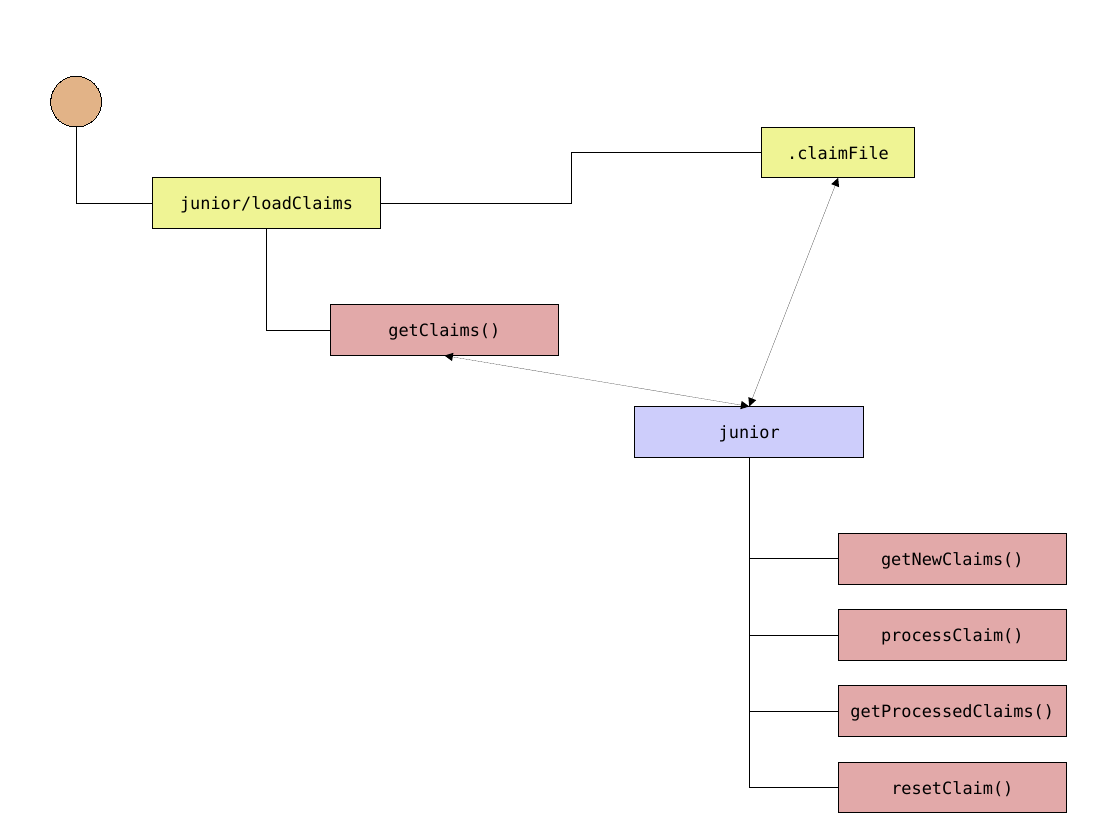
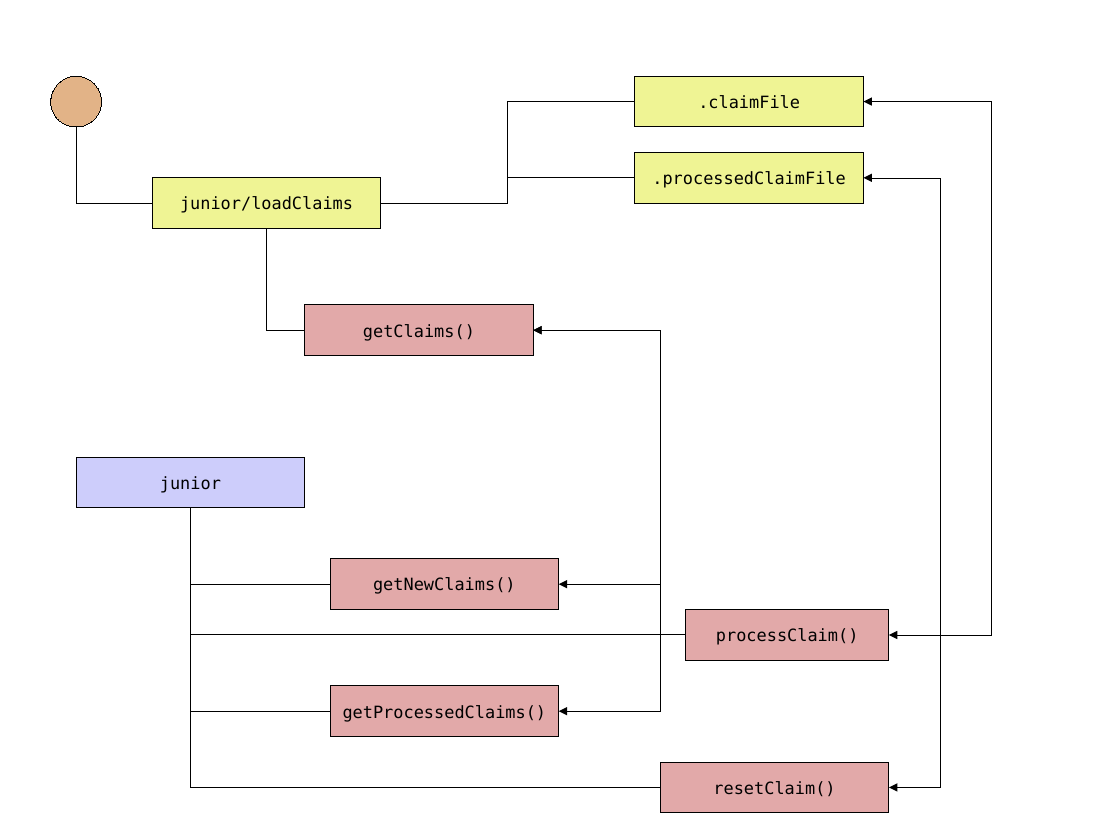
Before and after one commit to JamesLeB/Stout, a slide deck: slide 3 of Documents/junior.odp. Drawn at 1120x840 pixels with LibreOffice and Linux fonts; fonts in the diff are those of the drawing. Boxes give left, top, right and bottom in pixels: in the first picture for what was removed or moved away, otherwise in the second. Text is boxed around its words. In the diff, an @@ line names an element or a change of style, - is before the commit and + after.

Commit message:
update document

```diff
--- a/Documents/junior.odp
+++ b/Documents/junior.odp
@@ rectangle ".claimFile" resized from (x1=762, y1=127, x2=915, y2=178) to (x1=635, y1=76, x2=864, y2=127) @@
@@ elbow line added from (381, 203) to (635, 102), #000000 0 pt @@
@@ elbow double arrow added from (864, 102) to (889, 635), #000000 0 pt @@
@@ elbow line moved from (381, 203) - (762, 152) to (381, 203) - (635, 178) @@
@@ rectangle added at (x1=635, y1=152, x2=864, y2=203), fill #EFF494, outline #000000 0 pt, 12 pt, text #000000 @@
+.processedClaimFile
@@ double arrow removed from (838, 178) to (749, 407) @@
@@ elbow double arrow added from (864, 178) to (889, 788), #000000 0 pt @@
@@ elbow line moved from (266, 229) - (330, 330) to (266, 229) - (305, 330) @@
@@ rectangle "getClaims()" moved from (x1=330, y1=305, x2=559, y2=356) to (x1=305, y1=305, x2=534, y2=356) @@
@@ double arrow removed from (444, 356) to (750, 407) @@
@@ elbow line moved from (749, 457) - (838, 711) to (534, 330) - (559, 584) @@
@@ elbow line (534, 330) - (559, 584): elbow line to elbow double arrow @@
@@ elbow line moved from (749, 457) - (838, 788) to (534, 330) - (559, 711) @@
@@ elbow line (534, 330) - (559, 711): elbow line to elbow double arrow @@
@@ rectangle "junior" moved from (x1=635, y1=407, x2=864, y2=457) to (x1=76, y1=457, x2=305, y2=508) @@
@@ elbow line removed from (749, 457) to (838, 635) @@
@@ elbow line moved from (749, 457) - (838, 559) to (190, 508) - (330, 584) @@
@@ elbow line added from (190, 508) to (330, 711), #000000 0 pt @@
@@ elbow line added from (190, 508) to (686, 635), #000000 0 pt @@
@@ elbow line added from (191, 508) to (661, 788), #000000 0 pt @@
@@ rectangle "getNewClaims()" moved from (x1=838, y1=534, x2=1067, y2=584) to (x1=330, y1=559, x2=559, y2=610) @@
@@ rectangle "processClaim()" resized from (x1=838, y1=610, x2=1067, y2=661) to (x1=686, y1=610, x2=889, y2=661) @@
@@ rectangle "getProcessedClaims()" moved from (x1=838, y1=686, x2=1067, y2=737) to (x1=330, y1=686, x2=559, y2=737) @@
@@ rectangle "resetClaim()" moved from (x1=838, y1=762, x2=1067, y2=813) to (x1=661, y1=762, x2=889, y2=813) @@
```
